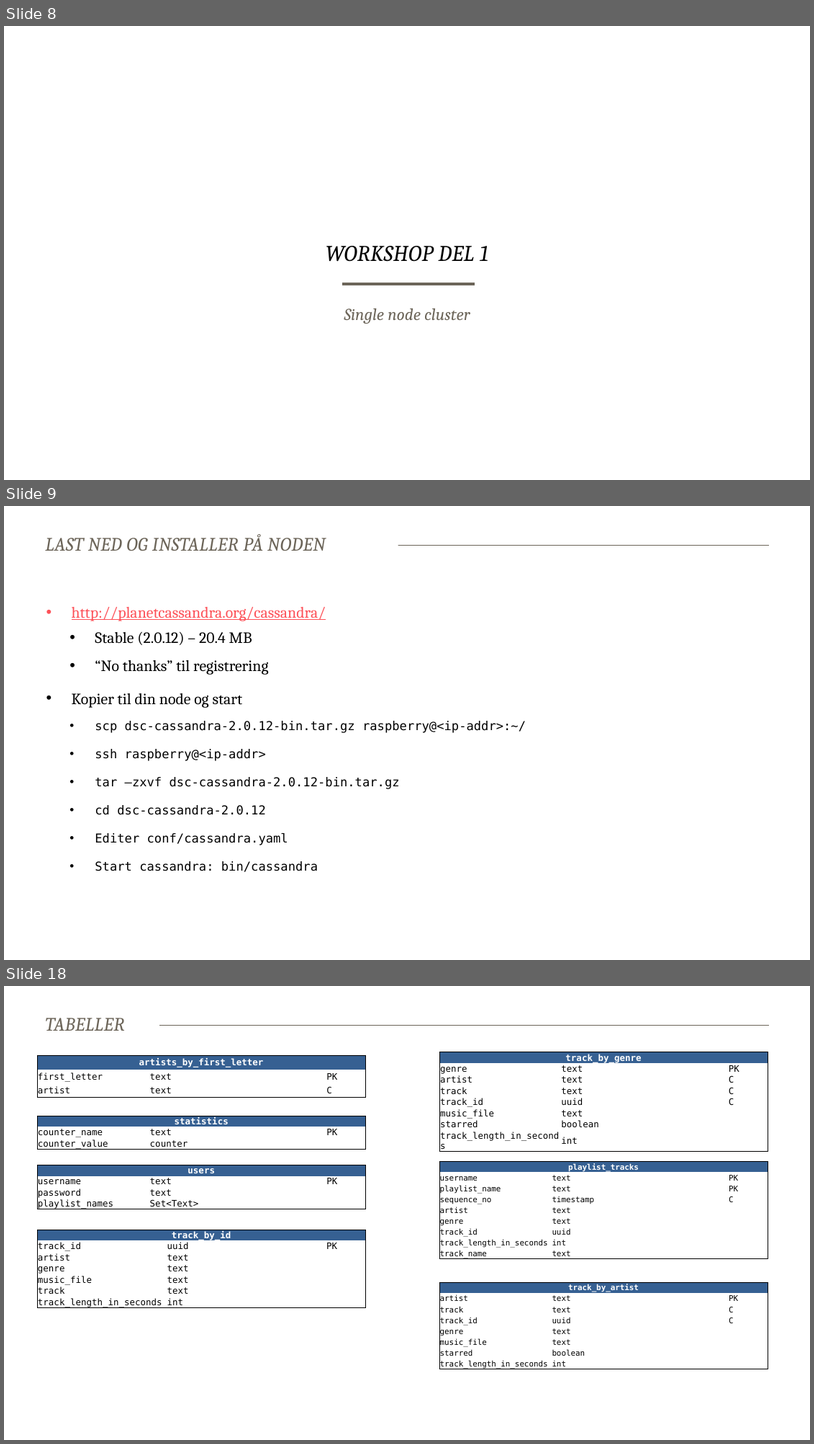
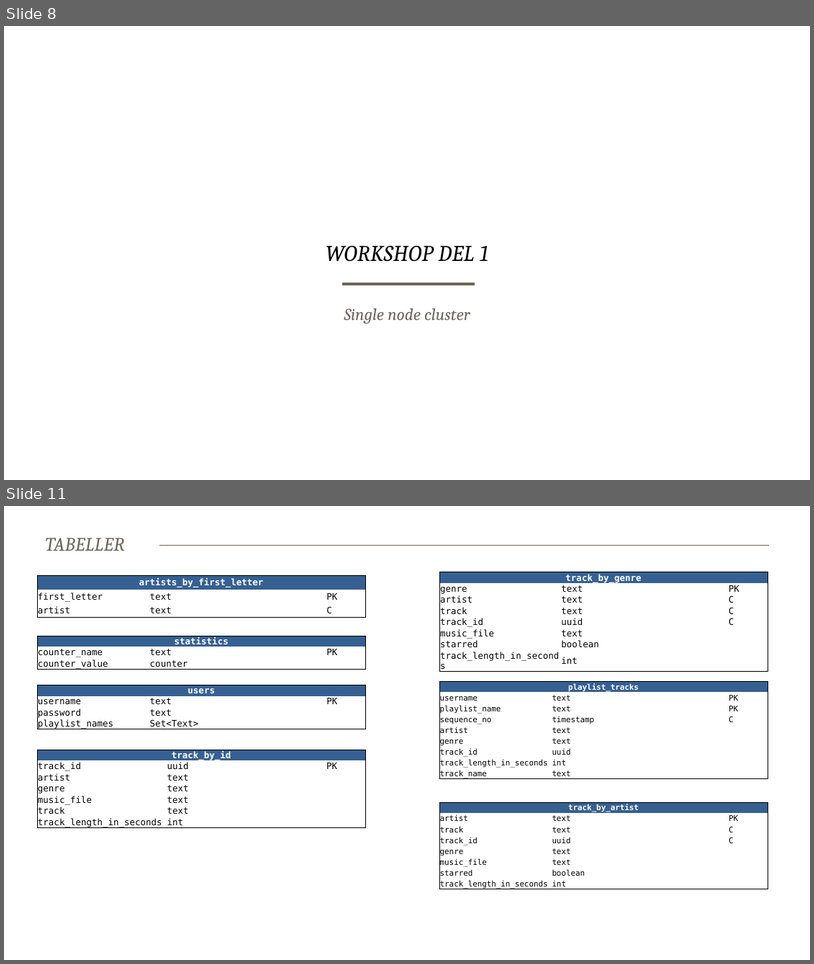
Before and after one commit to baakind/cassandra-workshop, a slide deck: intro.pptx. Shown one above the other, each under a label of ours: slides 8, 9 and 18 before the commit, slides 8 and 11 after it; the slides between them are not shown. The pictures are 814x1444 and 814x964 pixels, drawn with LibreOffice and Linux fonts; fonts in the diff are those of the drawing; background and template pictures are left out. Boxes give left, top, right and bottom in pixels: in the first picture for what was removed or moved away, otherwise in the second. Text is boxed around its words. In the diff, an @@ line names an element or a change of style, - is before the commit and + after.

```diff
--- a/intro.pptx
+++ b/intro.pptx
@@ slide 9 removed at <box>4,506,810,960</box>, background #FFFFFF; not listed: 1 template element that a slide beside it also shows @@
@@ title removed at <box>45,534,325,551</box> @@
-LAST NED OG INSTALLER PÅ NODEN
@@ text removed at <box>72,607,526,872</box> @@
-• http://planetcassandra.org/cassandra/
-  • Stable (2.0.12) – 20.4 MB
-  • “No thanks” til registrering
-• Kopier til din node og start
-  • scp dsc-cassandra-2.0.12-bin.tar.gz raspberry@<ip-addr>:~/
-  • ssh raspberry@<ip-addr>
-  • tar –zxvf dsc-cassandra-2.0.12-bin.tar.gz
-  • cd dsc-cassandra-2.0.12
-  • Editer conf/cassandra.yaml
-  • Start cassandra: bin/cassandra
@@ what was slide 18 is now slide 11 @@
```
Also in this commit, not shown: 1 slide changed, 1 slide added, 7 other slides removed, 1 other file.
